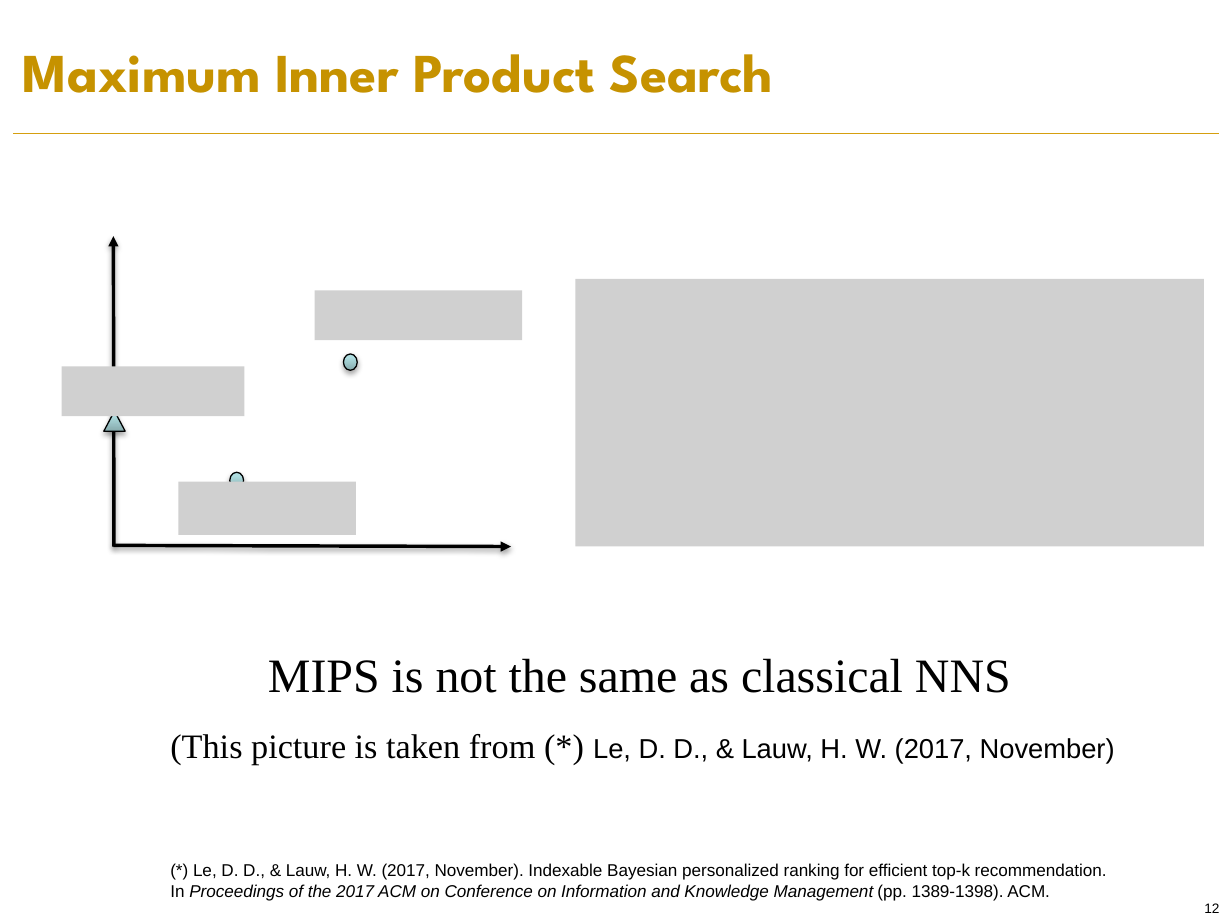
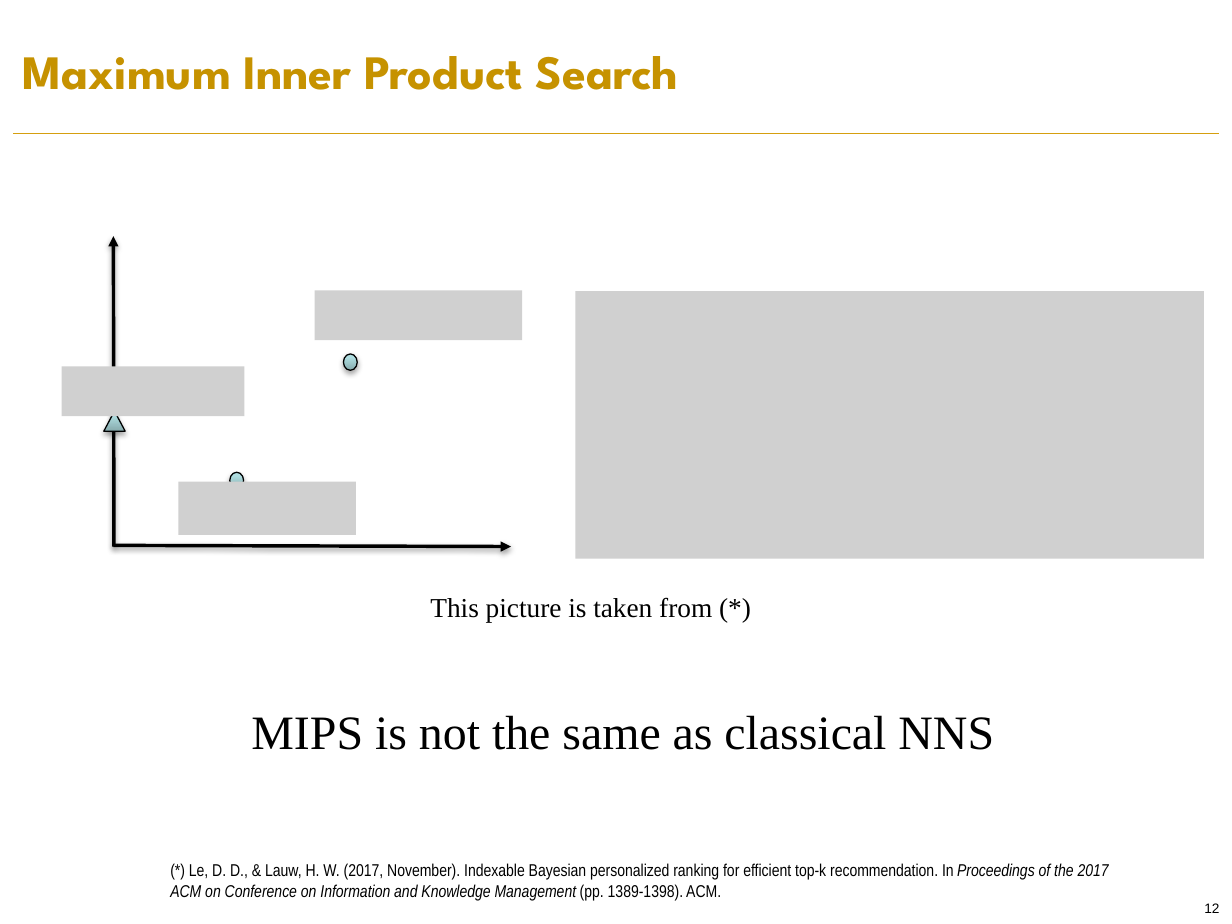
Before and after one commit to PreferredAI/recommendation-retrieval, a slide deck: slide 12 of slides/aaai19-tutorial.pptx. Drawn at 1232x924 pixels with LibreOffice and Linux fonts; fonts in the diff are those of the drawing; grey boxes stand for pictures; background and template pictures are left out. Boxes give left, top, right and bottom in pixels: in the first picture for what was removed or moved away, otherwise in the second. Text is boxed around its words. In the diff, an @@ line names an element or a change of style, - is before the commit and + after.

```diff
--- a/slides/aaai19-tutorial.pptx
+++ b/slides/aaai19-tutorial.pptx
@@ text "Maximum Inner Product Search" at [23, 56, 679, 90]: size 32 to 28 pt @@
@@ picture: place and size @@
-picture at [575, 278, 1204, 546]
+picture at [575, 291, 1204, 558]
@@ text at [430, 597, 712, 622]: text changed; font Arial to Times New Roman @@
-(This picture is taken from (*) Le, D. D., & Lauw, H. W. (2017, November)
+This picture is taken from (*)
@@ text "MIPS is not the same ...": place and size @@
-text "MIPS is not the same ..." at [268, 658, 1011, 693]
+text "MIPS is not the same ..." at [251, 715, 994, 750]
@@ text "(*) Le, D. D., & ..." at [170, 863, 1109, 900]: font Arial to Arial Narrow @@
```
Also in this commit, not shown: 24 other slides changed, 4 slides added, 2 slides removed.
